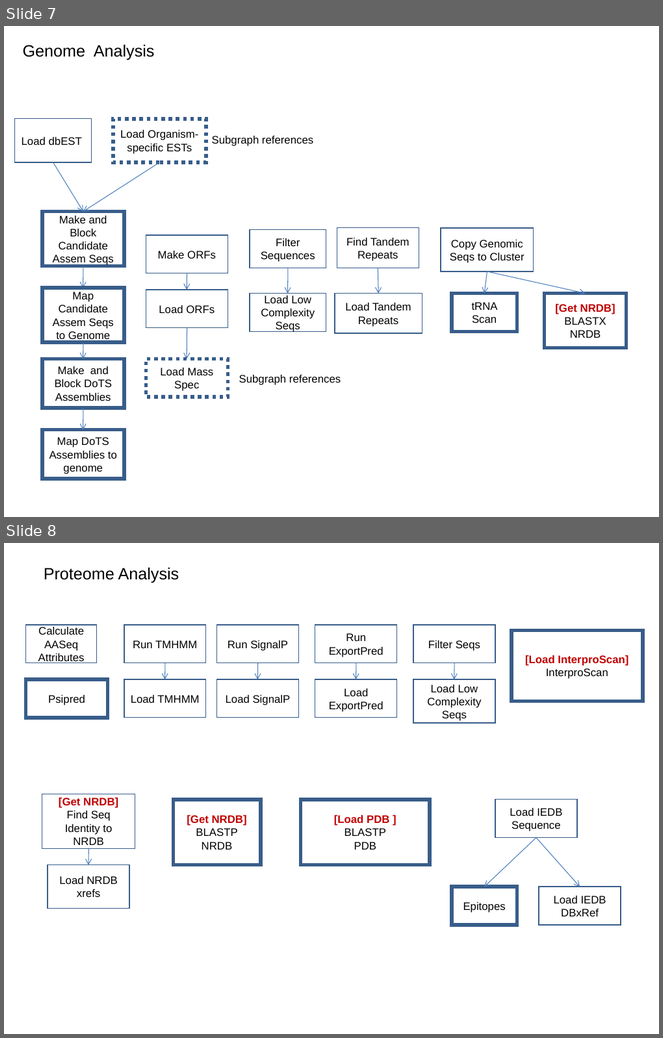
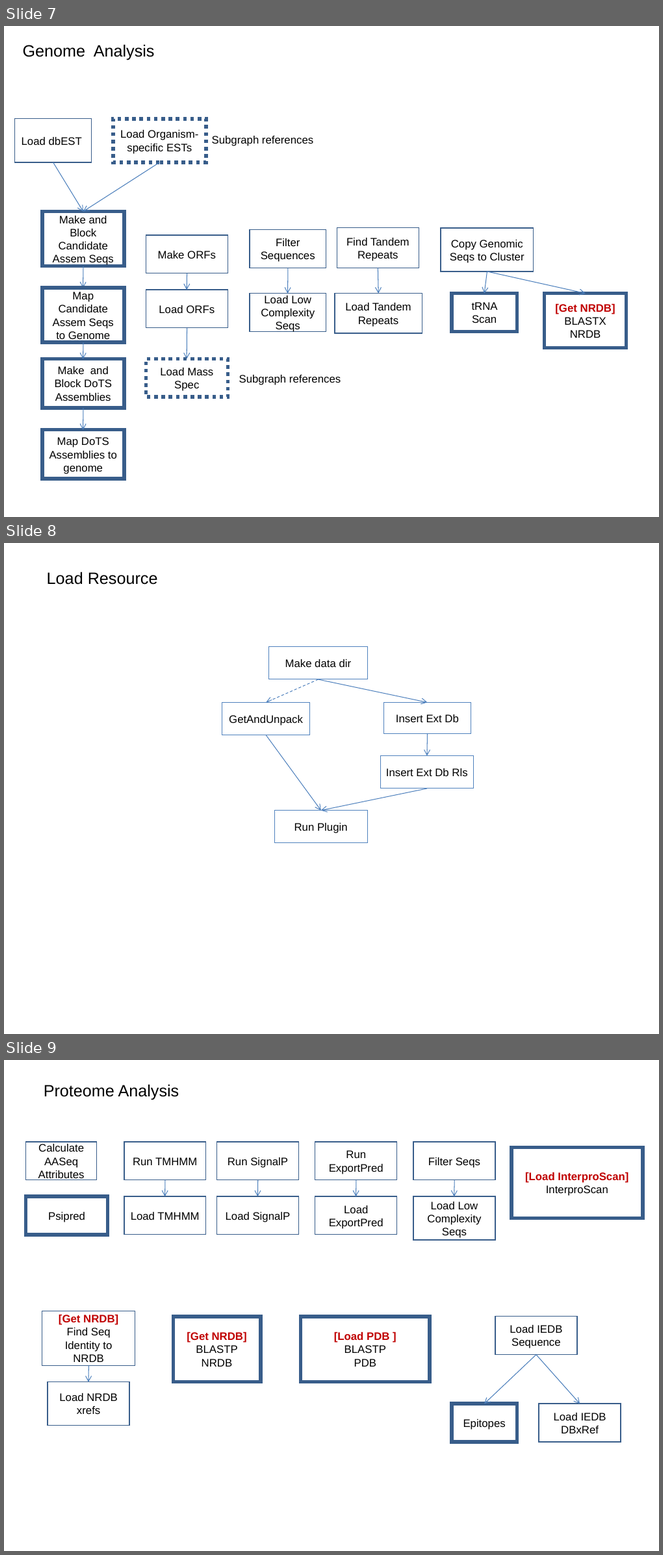
Before and after one commit to VEuPathDB/ApiCommonWorkflow, a slide deck: Main/doc/IntegratedWorkflow.ppt. Shown one above the other, each under a label of ours: slides 7 and 8 before the commit, slides 7, 8 and 9 after it. The pictures are 663x1038 and 663x1555 pixels, drawn with LibreOffice and Linux fonts; fonts in the diff are those of the drawing. Boxes give left, top, right and bottom in pixels: in the first picture for what was removed or moved away, otherwise in the second. Text is boxed around its words. In the diff, an @@ line names an element or a change of style, - is before the commit and + after.

Commit message:
add Load Resources slide

```diff
--- a/Main/doc/IntegratedWorkflow.ppt
+++ b/Main/doc/IntegratedWorkflow.ppt
@@ slide 8 added at (x1=4, y1=543, x2=659, y2=1034), background #FFFFFF @@
@@ title added at (x1=47, y1=572, x2=158, y2=585), 18 pt, text #000000 @@
+Load Resource
@@ rectangle added at (x1=269, y1=646, x2=367, y2=679), outline #4F81BD 0.74 pt, 12 pt, text #000000 @@
+Make data dir
@@ arrow added from (319, 679) to (266, 702), #4F81BD 0.74 pt dashed @@
@@ arrow added from (319, 679) to (427, 702), #4F81BD 0.74 pt @@
@@ rectangle added at (x1=222, y1=702, x2=310, y2=735), outline #4F81BD 0.74 pt, 12 pt, text #000000 @@
+GetAndUnpack
@@ rectangle added at (x1=384, y1=702, x2=471, y2=733), outline #4F81BD 0.74 pt, 12 pt, text #000000 @@
+Insert Ext Db
@@ arrow added from (266, 735) to (321, 810), #4F81BD 0.74 pt @@
@@ arrow added from (427, 734) to (427, 756), #4F81BD 0.74 pt @@
@@ rectangle added at (x1=381, y1=756, x2=474, y2=789), outline #4F81BD 0.74 pt, 12 pt, text #000000 @@
+Insert Ext Db Rls
@@ arrow added from (427, 789) to (321, 810), #4F81BD 0.74 pt @@
@@ rectangle added at (x1=274, y1=810, x2=367, y2=843), outline #4F81BD 0.74 pt, 12 pt, text #000000 @@
+Run Plugin
@@ what was slide 8 is now slide 9 @@
```
